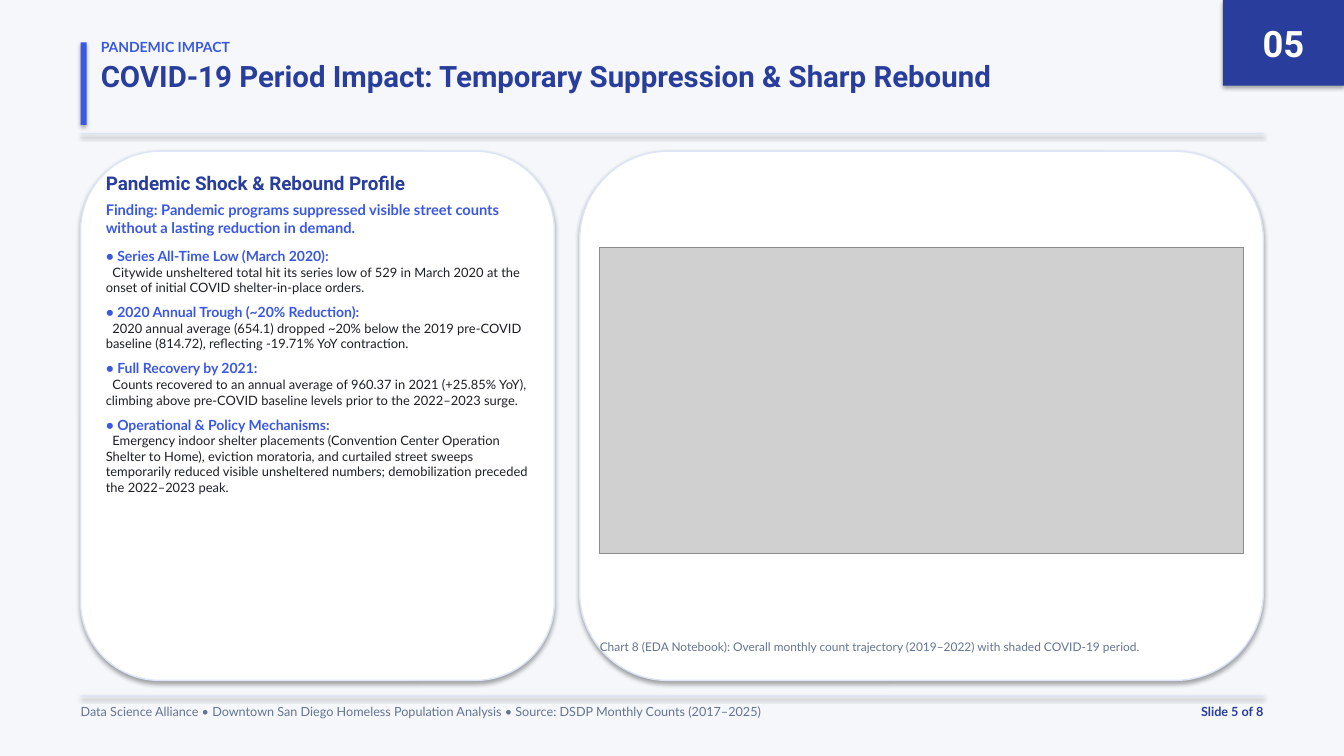
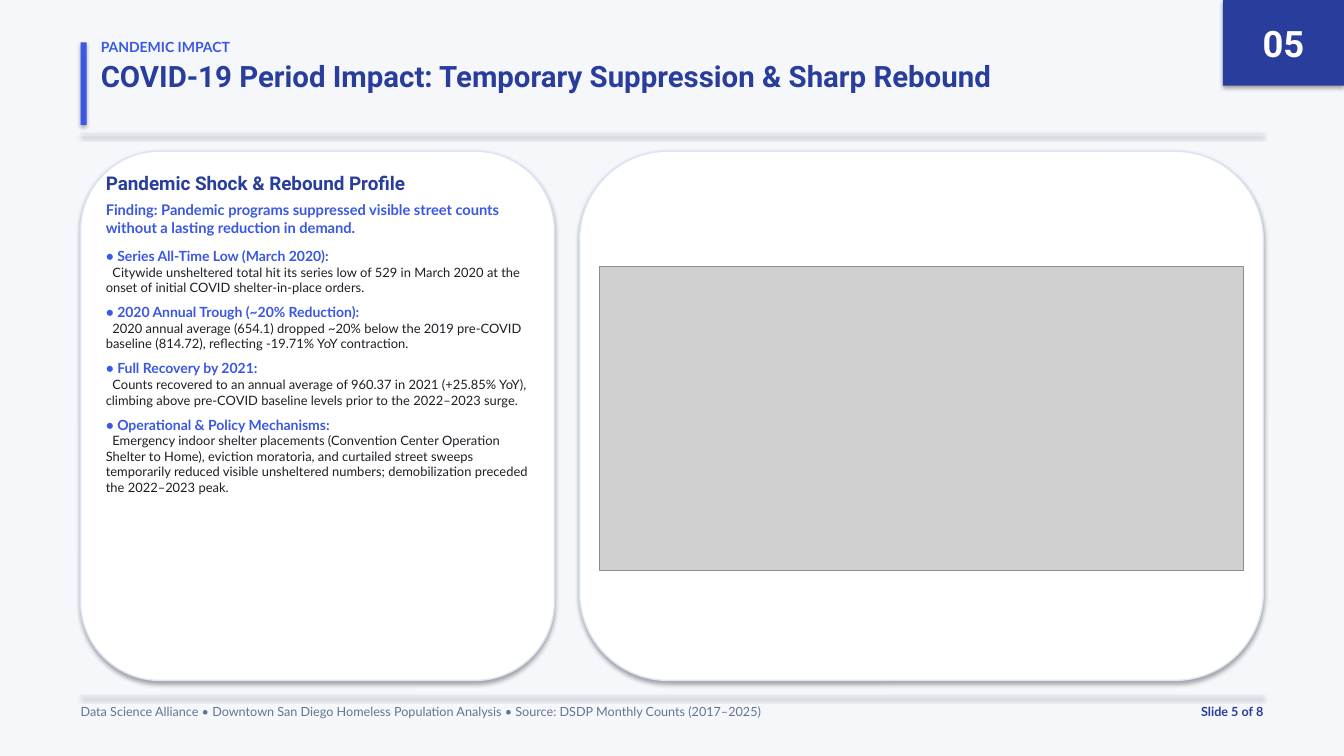
Before and after one commit to CapMorningStar/Downtown-Homeless-Analysis, a slide deck: slide 5 of EDA_Presentation.pptx. Drawn at 1344x756 pixels with LibreOffice and Linux fonts; fonts in the diff are those of the drawing; grey boxes stand for pictures. Boxes give left, top, right and bottom in pixels: in the first picture for what was removed or moved away, otherwise in the second. Text is boxed around its words. In the diff, an @@ line names an element or a change of style, - is before the commit and + after.

```diff
--- a/EDA_Presentation.pptx
+++ b/EDA_Presentation.pptx
@@ picture: place and size @@
-picture at (600, 247, 1243, 554)
+picture at (600, 266, 1243, 570)
@@ text removed at (600, 642, 1139, 654) @@
-Chart 8 (EDA Notebook): Overall monthly count trajectory (2019–2022) with shaded COVID-19 period.
```
Also in this commit, not shown: 6 other slides changed, 4 other files.
